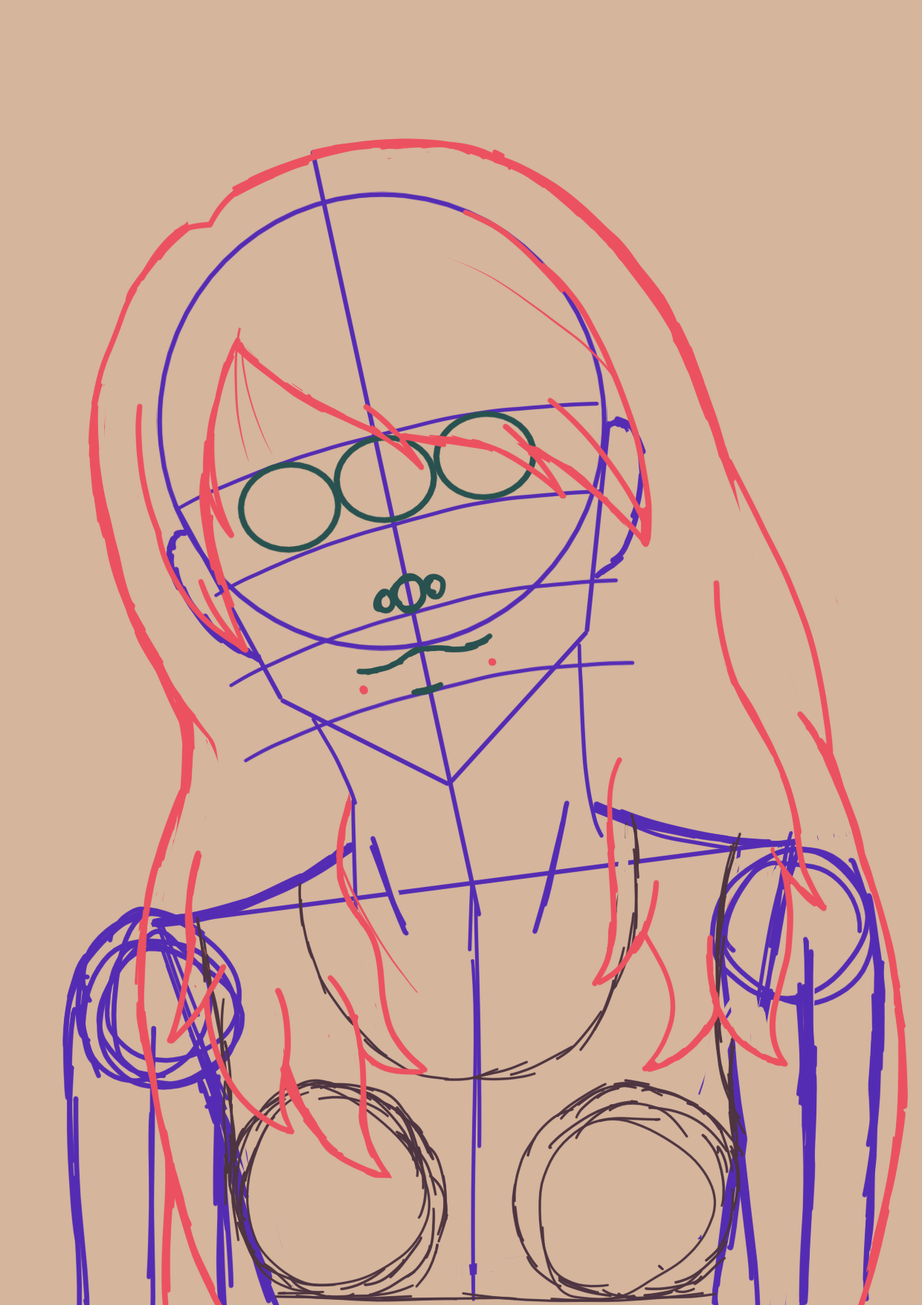
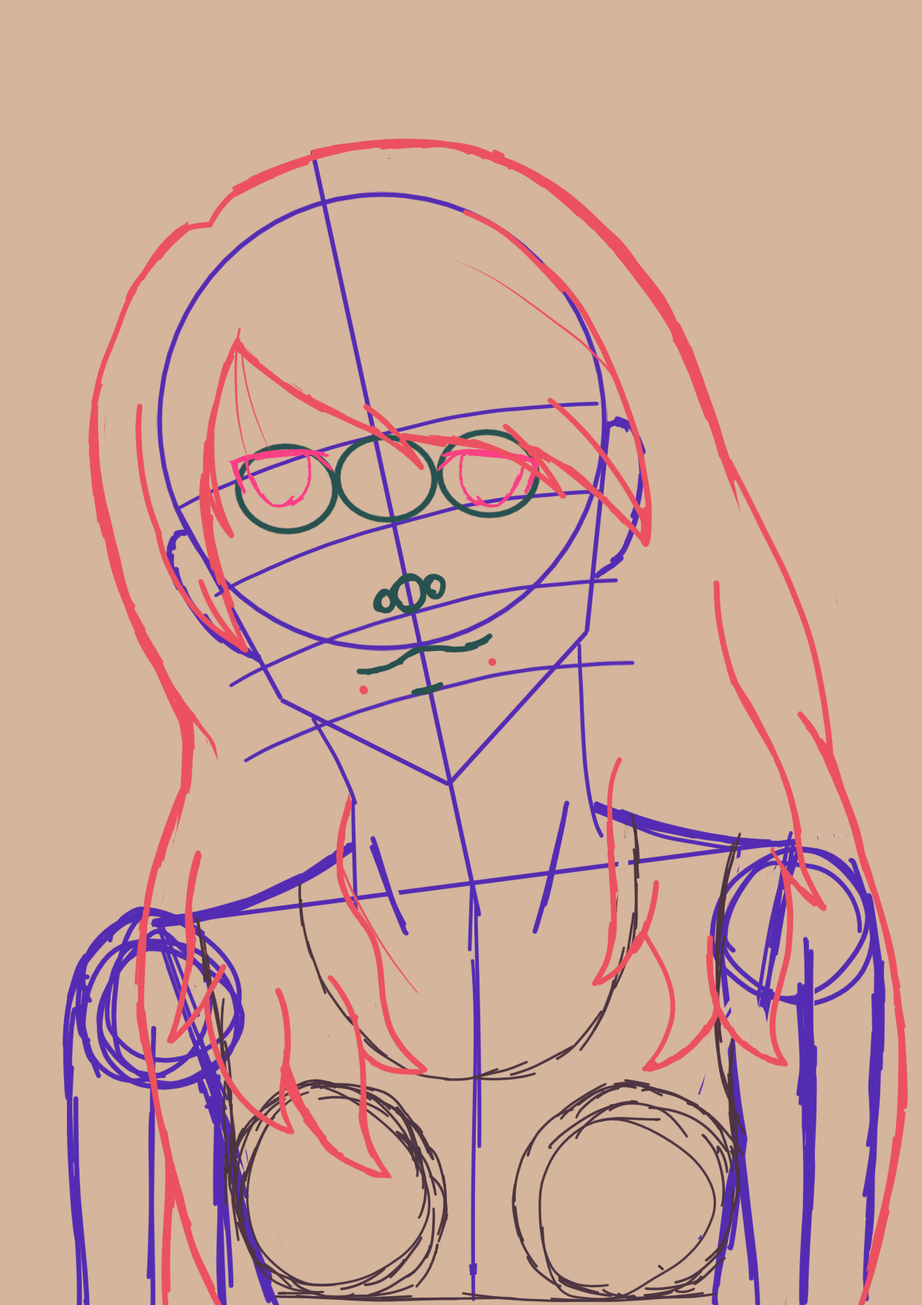
Two versions of the same layered image (922px x 1305px). Layer-by-layer changes:
painted on "hair" over [left=229, top=410, right=541, bottom=554]
removed layer "Copy of Paint Layer 2" (1st of 2, in "Group 3") from group "Group 3" over [left=229, top=442, right=343, bottom=554]
removed layer "Copy of Paint Layer 2" (2nd of 2, in "Group 3") from group "Group 3" over [left=389, top=410, right=541, bottom=523]
removed layer "Paint Layer 2" from group "Group 3" over [left=294, top=429, right=485, bottom=525]
added group "Group 5" with 2 layers in group "Group 3" over [left=229, top=410, right=541, bottom=554]
added layer "Paint Layer 4" in group "Group 5" over [left=229, top=428, right=541, bottom=524]
added layer "Paint Layer 2 Merged" in group "Group 5" over [left=229, top=410, right=541, bottom=554]
painted on "body" over [left=229, top=410, right=541, bottom=554]
